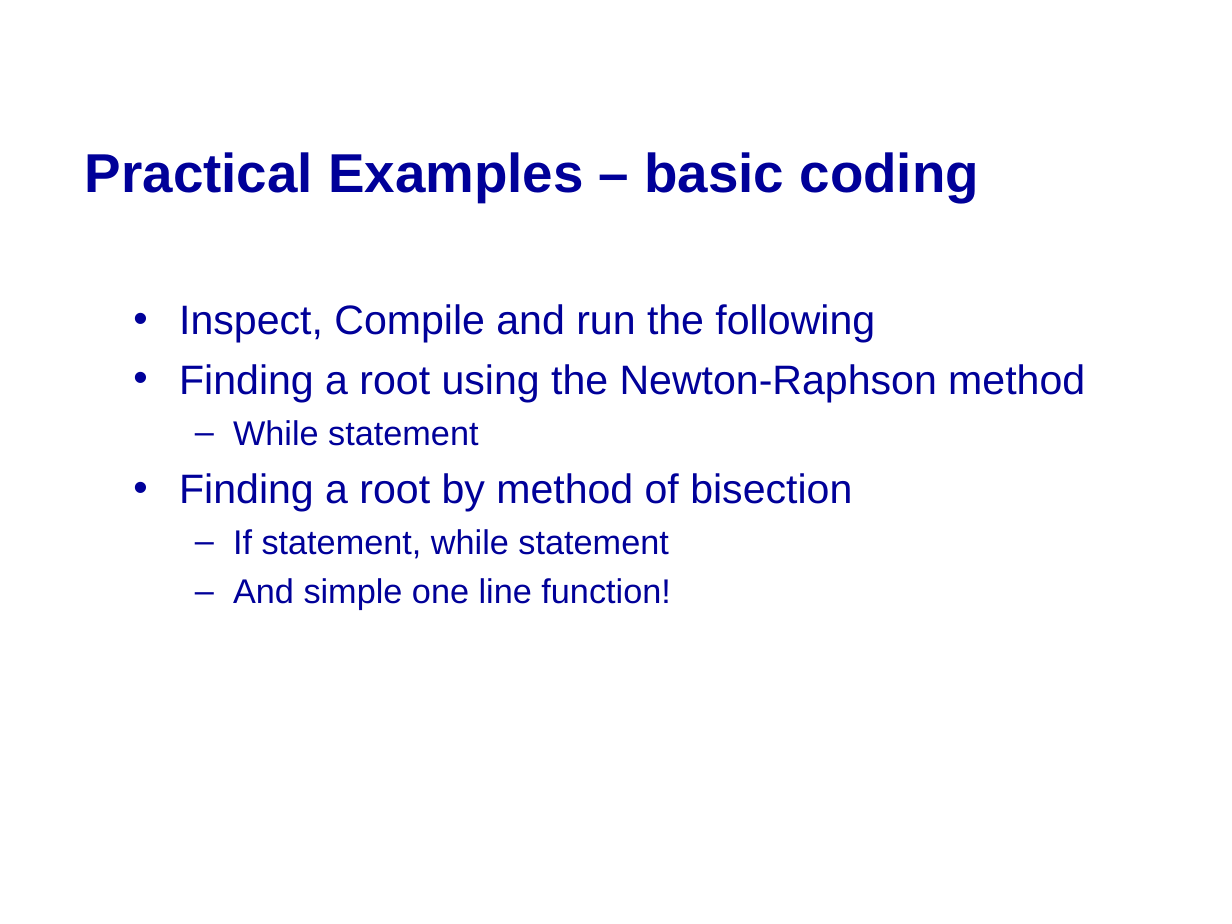
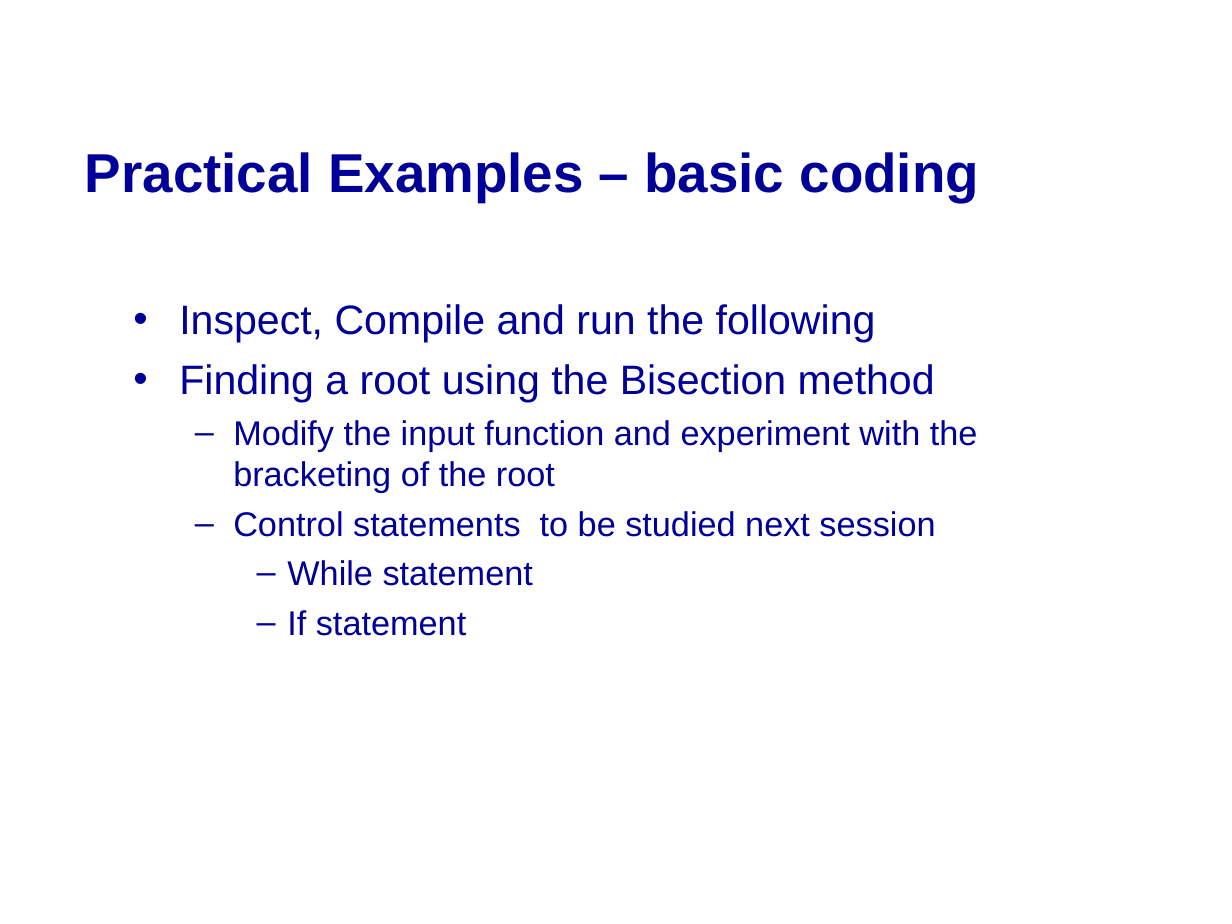
Before and after one commit to mikeg64/iome, a slide deck: slide 33 of src/examples/course/c/presentation/IntrotoC1.ppt (slide 45 before the commit). Drawn at 1232x924 pixels with LibreOffice and Linux fonts; fonts in the diff are those of the drawing; background and template pictures are left out. Boxes give left, top, right and bottom in pixels: in the first picture for what was removed or moved away, otherwise in the second. Text is boxed around its words. In the diff, an @@ line names an element or a change of style, - is before the commit and + after.

```diff
--- a/src/examples/course/c/presentation/IntrotoC1.ppt
+++ b/src/examples/course/c/presentation/IntrotoC1.ppt
@@ text at (179, 304, 876, 586): list level 2 to 3 in "While statement" @@
@@ text at (179, 364, 978, 537): text changed; size 24 to 20 pt @@
-• Finding a root using the Newton-Raphson method
+• Finding a root using the Bisection method
+  – Modify the input function and experiment with the bracketing of the root
+  – Control statements to be studied next session
@@ text at (287, 610, 466, 636): text changed @@
-• Finding a root by method of bisection
-  – If statement, while statement
-  – And simple one line function!
+    – If statement
```
Also in this commit, not shown: 10 other slides changed, 17 slides removed, 7 other files.
